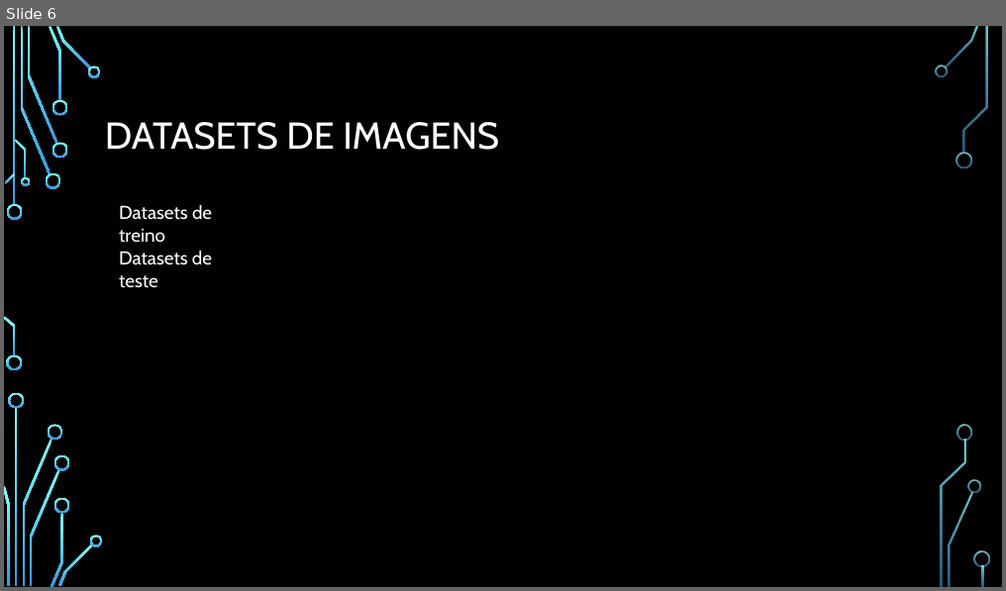
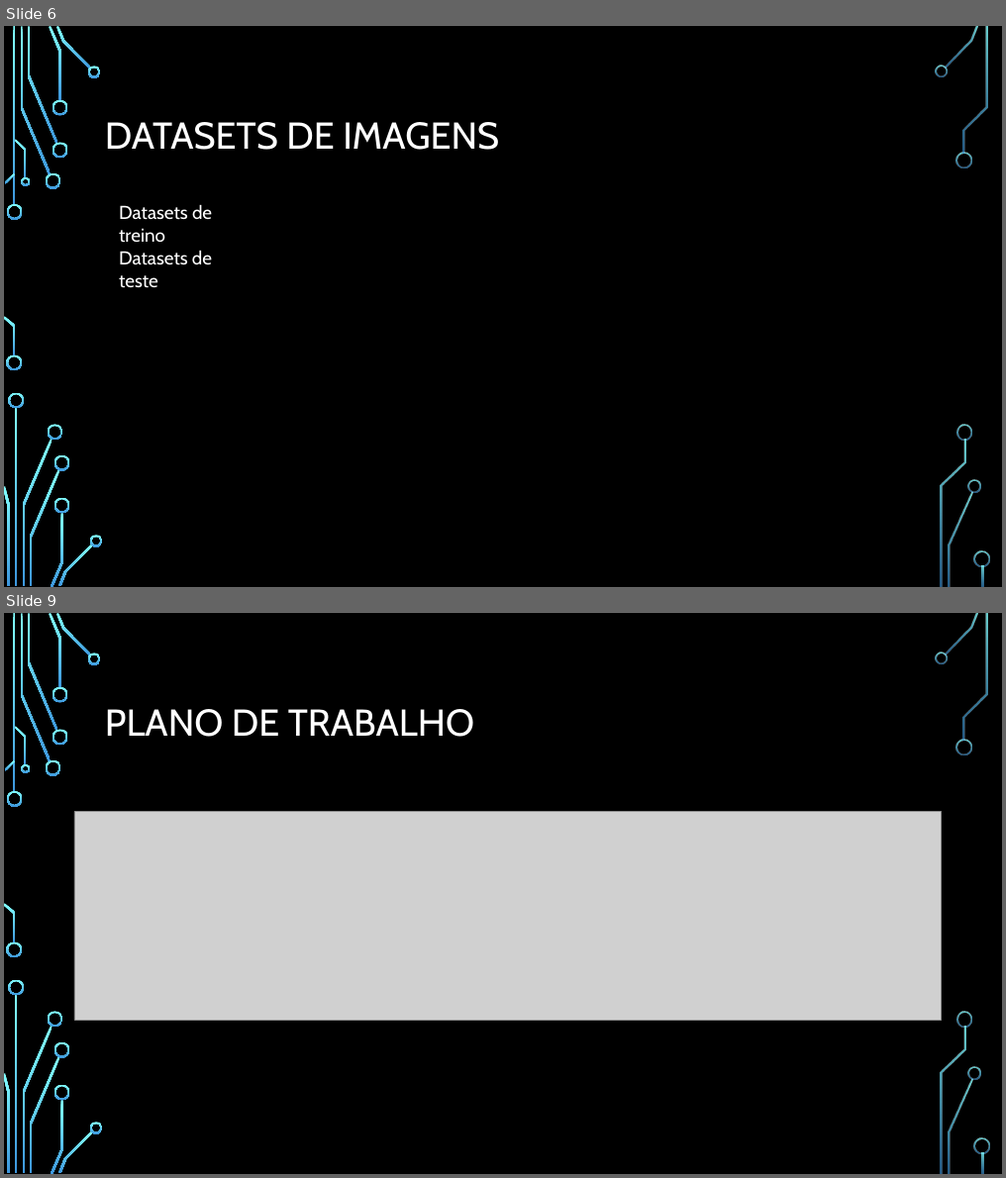
Before and after one commit to edgaralves33017/AB2023_2024v, a slide deck: proj1/apresentacao/apr1.pptx. Shown one above the other, each under a label of ours: slide 6 before the commit, slides 6 and 9 after it; the slides between them are not shown. The pictures are 1006x591 and 1006x1178 pixels, drawn with LibreOffice and Linux fonts; fonts in the diff are those of the drawing; grey boxes stand for pictures; background and template pictures are left out. Boxes give left, top, right and bottom in pixels: in the first picture for what was removed or moved away, otherwise in the second. Text is boxed around its words. In the diff, an @@ line names an element or a change of style, - is before the commit and + after.

```diff
--- a/proj1/apresentacao/apr1.pptx
+++ b/proj1/apresentacao/apr1.pptx
@@ slide 9 added at (4, 613, 1002, 1174), background picture (left out); not listed: 36 template elements that a slide beside it also shows @@
@@ title added at (105, 709, 474, 737), 36 pt, text #FFFFFF @@
+PLANO DE TRABALHO
@@ picture added at (74, 811, 942, 1020) @@
```
Also in this commit, not shown: 3 slides changed, 2 other slides added, 4 other files.
